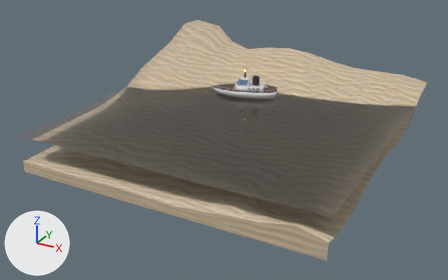
Renders of the Blender file assets/blender_water_simulation.blend from each side of a commit.
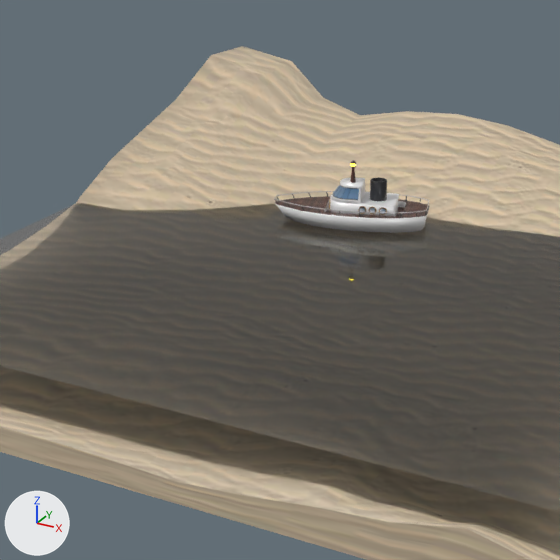
Each version appears first whole from a 50 mm lens placed at (19.0, -37.1, 17.2), pointed at (-0.8, -1.1, -0.7), and next in a close-up on the part from 21% to 74% of the width and 0% to 85% of the height. Arrows for +X, +Y and +Z are at lower left; the lights stay in place.

Objects in the first close-up: 'Grid', 'Sand', 'Ship', 'Water'.
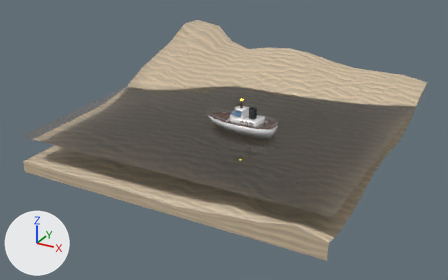
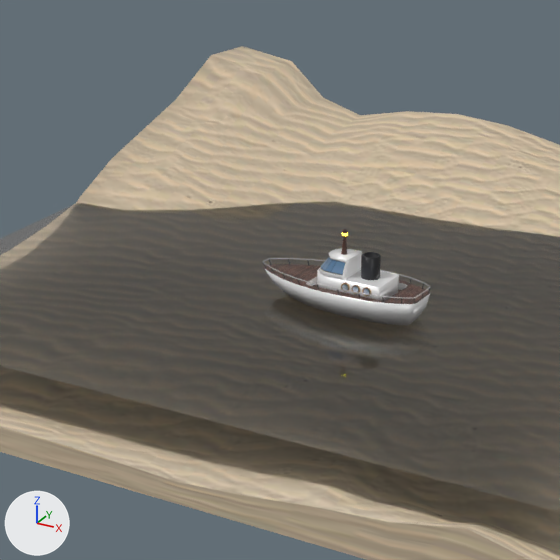
Where the change shows, as pixel boxes (x1, y1, x2, y2) in the close-ups (560 x 560 px):
'Ship', moved, turned: before (275, 160, 429, 233); after (264, 229, 430, 325)
'Grid', moved, turned, rescaled: before (274, 191, 429, 218); after (262, 258, 431, 303)

The change, as a diff of the scene's bpy script:
```diff
--- a/assets/blender_water_simulation.blend.py
+++ b/assets/blender_water_simulation.blend.py
@@ me_plane_001 @@
 me_plane_001.from_pydata(...)  # 603 vertices, 415 faces; spans x -2.05..2.05, y -7.4..2.68, z 0.0..4.71
 # used by ob_ship; location = (-0.4, 3.86, 0.93); rotation_euler = (0.0, 0.0, -1.23), in degrees (0, 0, -70); scale = (0.501, 0.501, 0.501)
+# me_plane_001 part 1: the whole mesh is moved by (0.0, 1.68, 0.0)
 me_plane_001.materials.append(mat_material_002)
@@ ob_ship @@
 ob_ship = bpy.data.objects.new('Ship', me_plane_001)
-ob_ship.location = (-0.4, 3.86, 0.93)
-ob_ship.rotation_euler = (0.0, 0.0, -1.23)  # degrees (0, 0, -70)
+ob_ship.location = (1.82, -2.98, 1.1)
+ob_ship.rotation_euler = (0.00111, -0.0336, -1.583)  # degrees (0.1, -1.9, -91)
 ob_ship.scale = (0.501, 0.501, 0.501)
@@ ob_grid @@
 ob_grid.parent = ob_ship
-ob_grid.location = (0.0901, 2.908, 1.771)
-ob_grid.scale = (0.0311, 0.0301, 0.163)
+ob_grid.matrix_parent_inverse = Matrix(((-0.0244, -1.994, 0.0, -5.895), (1.994, -0.0244, 0.0153, -2.029), (-0.0153, 0.000187, 1.994, -1.817), (0.0, 0.0, 0.0, 1.0)))
+ob_grid.location = (3.267, -3.041, 1.824)
+ob_grid.rotation_euler = (0.00766, 0.0, -1.583)  # degrees (0.4, 0, -91)
+ob_grid.scale = (0.0156, 0.0151, 0.0817)
```
